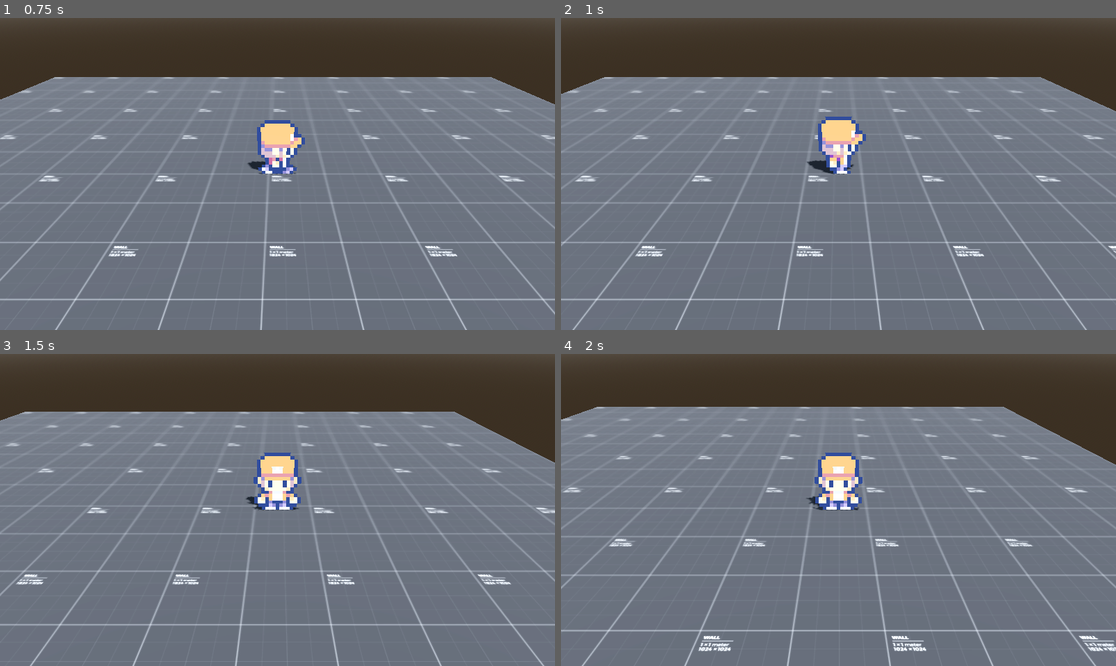
Above: before the commit, frames 1-4 (two rows, left to right).
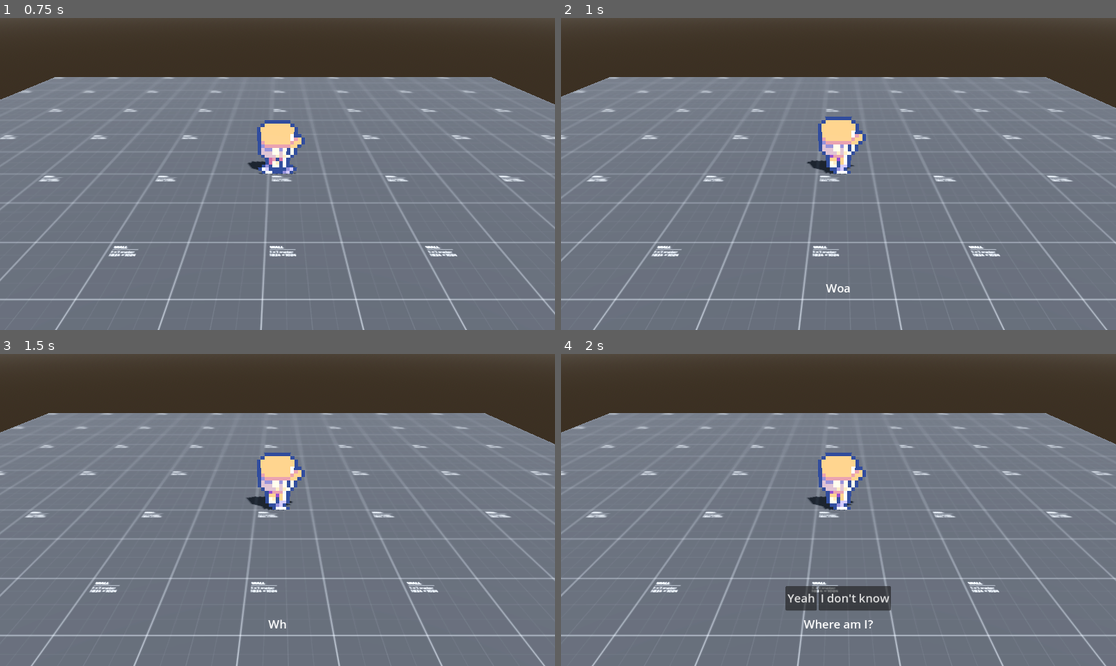
Above: after the commit, the same moments.

Repository: ketzzz-dev/dev-con-project
Game: Godot game, scene res://scenes/test.tscn
Two runs of this game, one before a commit and one after it. Both use one fixed random seed, a clock stepped at 60 frames per second and the inputs below.
Inputs:
- Up to frame 1 (0.75 s): tap Enter (ui_accept) at 0.5 s; hold D (move_right) from 0.53 s (still down); hold Space (ui_select) from 0.53 s (still down)
- Up to frame 2 (1 s): keep holding D (move_right); keep holding Space (ui_select); tap Enter (ui_accept) at 0.77 s; tap F (interact, bound only after the commit) at 0.8 s
- Up to frame 3 (1.5 s): tap Enter (ui_accept) at 1.07 s; release D (move_right) at 1.28 s; release Space (ui_select) at 1.28 s; hold S (move_down) from 1.28 s (still down); tap F (interact, bound only after the commit) at 1.35 s
- Up to frame 4 (2 s): keep holding S (move_down); tap Enter (ui_accept) at 1.52, 1.55, 1.82 s

Frame 1 is identical in both runs. In frame 2, 4.2% of the frame differs, in the area x 0-100%, y 18-100%; in frame 3, 7.3%; in frame 4, 12%, in the area x 0-100%, y 16-100%.

Commit message:
Dialogue System + Interactions

Diff:
--- a/project.godot
+++ b/project.godot
@@ -28,6 +28,11 @@
 "res://scenes/": "gray",
 "res://scripts/": "red"
 }
+
+[global_group]
+
+Player=""
+Interactable=""
 
 [importer_defaults]
 
@@ -73,3 +78,8 @@
 "events": [Object(InputEventKey,"resource_local_to_scene":false,"resource_name":"","device":-1,"window_id":0,"alt_press …(192 unchanged characters)…
 ]
 }
+interact={
+"deadzone": 0.2,
+"events": [Object(InputEventKey,"resource_local_to_scene":false,"resource_name":"","device":-1,"window_id":0,"alt_pressed":false,"shift_pressed":false,"ctrl_pressed":false,"meta_pressed":false,"pressed":false,"keycode":0,"physical_keycode":70,"key_label":0,"unicode":102,"location":0,"echo":false,"script":null)
+]
+}
--- /dev/null
+++ b/scenes/option.tscn
@@ -0,0 +1,5 @@
+[gd_scene format=3 uid="uid://bs4beypwv4ieq"]
+
+[node name="Option" type="Button"]
+theme_override_font_sizes/font_size = 24
+text = "YEAH"
--- a/scenes/player.tscn
+++ b/scenes/player.tscn
@@ -1,8 +1,9 @@
-[gd_scene load_steps=30 format=3 uid="uid://cwirmhm0gp358"]
+[gd_scene load_steps=31 format=3 uid="uid://cwirmhm0gp358"]
 
 [ext_resource type="Texture2D" uid="uid://glabolo3fpjo" path="res://assets/Small-8-Direction-Characters_by_AxulArt.png" id="1_qhqgy"]
 [ext_resource type="Script" uid="uid://dxrdgfyd50mxw" path="res://scripts/player/movement.gd" id="2_dqkch"]
 [ext_resource type="AnimationNodeBlendSpace2D" uid="uid://0xphxgpiyjsa" path="res://animations/player_idle.tres" id="2_qlg0r"]
+[ext_resource type="Script" uid="uid://caiehrcl3681d" path="res://scripts/player/interactor.gd" id="2_tuyoq"]
 [ext_resource type="Script" uid="uid://dbq6vcll4r2xt" path="res://scripts/player/animator.gd" id="3_qlg0r"]
 [ext_resource type="AnimationNodeBlendSpace2D" uid="uid://cst2a4bigaguk" path="res://animations/player_move.tres" id="3_tuyoq"]
 
@@ -350,6 +351,19 @@
 transitions = ["Start", "Idle", SubResource("AnimationNodeStateMachineTransition_jcd4p"), "Idle", "Move", SubResource("AnimationNodeStateMachineTransition_y81of"), "Move", "Idle", SubResource("AnimationNodeStateMachineTransition_gsk6d")]
 
 [node name="Player" type="CharacterBody3D"]
+physics_interpolation_mode = 1
+axis_lock_linear_y = true
+axis_lock_angular_x = true
+axis_lock_angular_y = true
+axis_lock_angular_z = true
+script = ExtResource("2_dqkch")
+speed = 2.0
+acceleration = 6.0
+deceleration = 12.0
+
+[node name="Interactor" type="Node" parent="."]
+script = ExtResource("2_tuyoq")
+proximity = 1.0
 
 [node name="CollisionShape3D" type="CollisionShape3D" parent="."]
 transform = Transform3D(1, 0, 0, 0, 1, 0, 0, 0, 1, 0, 0.5, 0)
@@ -381,13 +395,4 @@
 parameters/conditions/is_moving = false
 parameters/Idle/blend_position = Vector2(0.960128, -0.933824)
 parameters/Move/blend_position = Vector2(-0.992025, -0.5)
-
-[node name="Movement" type="Node3D" parent="."]
-script = ExtResource("2_dqkch")
-speed = 2.0
-acceleration = 6.0
-deceleration = 12.0
-
-[node name="Animator" type="Node3D" parent="." node_paths=PackedStringArray("animation_tree")]
 script = ExtResource("3_qlg0r")
-animation_tree = NodePath("../AnimationTree")
--- a/scenes/test.tscn
+++ b/scenes/test.tscn
@@ -1,8 +1,14 @@
-[gd_scene load_steps=9 format=3 uid="uid://dyep7kd7t5yfy"]
+[gd_scene load_steps=22 format=3 uid="uid://dyep7kd7t5yfy"]
 
 [ext_resource type="PackedScene" uid="uid://cwirmhm0gp358" path="res://scenes/player.tscn" id="1_bl13t"]
 [ext_resource type="Material" uid="uid://bhwfgy47fyufa" path="res://assets/material_13.tres" id="1_errlg"]
 [ext_resource type="Script" uid="uid://bhvvwu6pwmtyr" path="res://scripts/camera/follow.gd" id="3_iyx0m"]
+[ext_resource type="Script" uid="uid://toqpareljyxe" path="res://scripts/ui/dialogue.gd" id="4_74lek"]
+[ext_resource type="AudioStream" uid="uid://b7ucxhihabodn" path="res://assets/blop.wav" id="5_j5jx5"]
+[ext_resource type="Script" uid="uid://cnqxl3ghxqakt" path="res://scripts/dialogue/test_object.gd" id="6_lpvoh"]
+[ext_resource type="Script" uid="uid://duxlgl7xahmms" path="res://scripts/dialogue/dialogue_node.gd" id="7_uacia"]
+[ext_resource type="Script" uid="uid://68duexnespag" path="res://scripts/dialogue/dialogue_connection.gd" id="8_yk7ts"]
+[ext_resource type="Script" uid="uid://b0em3161bl1nx" path="res://scripts/dialogue/dialogue_graph.gd" id="9_ajshl"]
 
 [sub_resource type="ProceduralSkyMaterial" id="ProceduralSkyMaterial_74lek"]
 sky_horizon_color = Color(0.662243, 0.671743, 0.686743, 1)
@@ -24,9 +30,53 @@
 size = Vector2(16, 16)
 orientation = 1
 
+[sub_resource type="Resource" id="Resource_ghpyy"]
+script = ExtResource("8_yk7ts")
+label = &""
+next_node = &"where"
+metadata/_custom_type_script = "uid://68duexnespag"
+
+[sub_resource type="Resource" id="Resource_44saj"]
+script = ExtResource("7_uacia")
+id = &"start"
+content = "Woah!"
+connections = Array[ExtResource("8_yk7ts")]([SubResource("Resource_ghpyy")])
+metadata/_custom_type_script = "uid://duxlgl7xahmms"
+
+[sub_resource type="Resource" id="Resource_7mbro"]
+script = ExtResource("8_yk7ts")
+label = &"Yeah"
+next_node = &"wow"
+metadata/_custom_type_script = "uid://68duexnespag"
+
+[sub_resource type="Resource" id="Resource_ff6ho"]
+script = ExtResource("8_yk7ts")
+label = &"I don\'t know"
+next_node = &""
+metadata/_custom_type_script = "uid://68duexnespag"
+
+[sub_resource type="Resource" id="Resource_7yos8"]
+script = ExtResource("7_uacia")
+id = &"where"
+content = "Where am I?"
+connections = Array[ExtResource("8_yk7ts")]([SubResource("Resource_7mbro"), SubResource("Resource_ff6ho")])
+metadata/_custom_type_script = "uid://duxlgl7xahmms"
+
+[sub_resource type="Resource" id="Resource_5jxlq"]
+script = ExtResource("7_uacia")
+id = &"wow"
+content = "Wow!"
+connections = Array[ExtResource("8_yk7ts")]([])
+metadata/_custom_type_script = "uid://duxlgl7xahmms"
+
+[sub_resource type="Resource" id="Resource_xrtyr"]
+script = ExtResource("9_ajshl")
+nodes = Array[ExtResource("7_uacia")]([SubResource("Resource_44saj"), SubResource("Resource_7yos8"), SubResource("Resource_5jxlq")])
+metadata/_custom_type_script = "uid://b0em3161bl1nx"
+
 [node name="Test" type="Node3D"]
 
-[node name="Player" parent="." instance=ExtResource("1_bl13t")]
+[node name="Player" parent="." groups=["Player"] instance=ExtResource("1_bl13t")]
 
 [node name="WorldEnvironment" type="WorldEnvironment" parent="."]
 environment = SubResource("Environment_lpvoh")
@@ -44,11 +94,58 @@
 [node name="MeshInstance3D" type="MeshInstance3D" parent="Ground"]
 mesh = SubResource("QuadMesh_jcd4p")
 
-[node name="Camera3D" type="Camera3D" parent="."]
+[node name="Camera3D" type="Camera3D" parent="." node_paths=PackedStringArray("target")]
 transform = Transform3D(1, 0, 0, 0, 1, 0, 0, 0, 1, 0, 5, 10)
 fov = 45.0
+script = ExtResource("3_iyx0m")
+target = NodePath("../Player")
+offset = Vector3(0, 3, 6)
 
-[node name="Follow" type="Node3D" parent="Camera3D" node_paths=PackedStringArray("target")]
-script = ExtResource("3_iyx0m")
-target = NodePath("../../Player")
-offset = Vector3(0, 3, 6)
+[node name="Dialogue" type="Control" parent="." node_paths=PackedStringArray("subtitles", "options_container", "type_timer", "type_audio")]
+layout_mode = 3
+anchors_preset = 15
+anchor_right = 1.0
+anchor_bottom = 1.0
+grow_horizontal = 2
+grow_vertical = 2
+script = ExtResource("4_74lek")
+subtitles = NodePath("Subtitles")
+options_container = NodePath("OptionsContainer")
+type_timer = NodePath("TypeTimer")
+type_audio = NodePath("TypeAudio")
+
+[node name="Subtitles" type="Label" parent="Dialogue"]
+layout_mode = 1
+anchors_preset = 15
+anchor_right = 1.0
+anchor_bottom = 1.0
+offset_top = 544.0
+offset_bottom = -32.0
+grow_horizontal = 2
+grow_vertical = 2
+theme_override_font_sizes/font_size = 24
+text = "KILL CHILDREN
+KILL CHILDREN"
+horizontal_alignment = 1
+
+[node name="TypeTimer" type="Timer" parent="Dialogue"]
+wait_time = 0.05
+
+[node name="TypeAudio" type="AudioStreamPlayer" parent="Dialogue"]
+stream = ExtResource("5_j5jx5")
+volume_db = -8.0
+
+[node name="OptionsContainer" type="HBoxContainer" parent="Dialogue"]
+layout_mode = 1
+anchors_preset = 15
+anchor_right = 1.0
+anchor_bottom = 1.0
+offset_top = 482.0
+offset_bottom = -115.0
+grow_horizontal = 2
+grow_vertical = 2
+alignment = 1
+
+[node name="TestObject" type="Node3D" parent="." groups=["Interactable"]]
+script = ExtResource("6_lpvoh")
+graph = SubResource("Resource_xrtyr")
--- a/scripts/camera/follow.gd
+++ b/scripts/camera/follow.gd
@@ -1,10 +1,9 @@
-extends Node3D
+extends Camera3D
 
 @export var target: Node3D
 @export var offset: Vector3
 
-@onready var camera: Camera3D = get_parent()
+func _process(_delta: float) -> void:
+	position = target.global_position + offset
 
-func _process(_delta: float) -> void:
-	camera.position = target.global_position + offset
-	camera.look_at(target.global_position, Vector3.UP)
+	look_at(target.global_position, Vector3.UP)
--- /dev/null
+++ b/scripts/dialogue/dialogue_connection.gd
@@ -0,0 +1,4 @@
+class_name DialogueConnection extends Resource
+
+@export var label: StringName
+@export var next_node: StringName
--- a/scripts/dialogue/dialogue_graph.gd
+++ b/scripts/dialogue/dialogue_graph.gd
@@ -1,13 +1,3 @@
 class_name DialogueGraph extends Resource
 
-class DialogueNode extends Resource:
-	@export var id: StringName
-	@export var content: String
-
-	@export var connections: Array[DialogueConnection]
-
-class DialogueConnection extends Resource:
-	@export var label: String
-	@export var next_node: StringName
-
 @export var nodes: Array[DialogueNode]
--- a/scripts/dialogue/dialogue_manager.gd
+++ b/scripts/dialogue/dialogue_manager.gd
@@ -1,15 +1,98 @@
 extends Node
 
 signal dialogue_started
-signal dialogue_enter
-signal dialogue_exit
 signal dialogue_ended
 
-signal selection_started
+signal node_entered(node: DialogueNode)
+signal node_exited(node: DialogueNode)
+
+signal selection_started(connections: Array[DialogueConnection])
 signal selection_ended
+
+var current_graph: DialogueGraph
+var current_node: DialogueNode
+var current_nodes: Dictionary[StringName, DialogueNode] = {}
 
 var is_active := false
 var is_selecting := false
 
-func start_dialogue(graph) -> void:
+func start_dialogue(graph: DialogueGraph) -> void:
 	if is_active: return
+	if graph.nodes == null or graph.nodes.size() == 0: return
+
+	current_nodes.clear()
+
+	for node in graph.nodes:
+		current_nodes.set(node.id, node)
+
+	if not current_nodes.has("start"):
+		return
+
+	current_graph = graph
+	current_node = current_nodes.get("start")
+	is_active = true
+
+	dialogue_started.emit()
+	node_entered.emit(current_node)
+
+func end_dialogue() -> void:
+	if not is_active: return
+
+	if is_selecting:
+		is_selecting = false
+
+		selection_ended.emit()
+
+	await get_tree().physics_frame # To avoid reactivating the dialogue
+
+	is_active = false
+
+	dialogue_ended.emit()
+
+func advance_dialogue() -> void:
+	if not is_active or is_selecting: return
+
+	if current_node.connections == null or current_node.connections.size() == 0:
+		end_dialogue()
+	elif current_node.connections.size() == 1:
+		var next_node := current_node.connections[0].next_node
+
+		if not current_nodes.has(next_node):
+			end_dialogue()
+
+			return
+
+		node_exited.emit(current_node)
+
+		current_node = current_nodes.get(next_node)
+
+		node_entered.emit(current_node)
+	else:
+		handle_branching(current_node.connections)
+
+func handle_branching(connections: Array[DialogueConnection]) -> void:
+	if not is_active or is_selecting: return
+
+	is_selecting = true
+
+	selection_started.emit(connections)
+
+func select_branch(label: StringName) -> void:
+	if not is_active or not is_selecting: return
+
+	for connection in current_node.connections:
+		if connection.label != label: continue
+
+		if not current_nodes.has(connection.next_node):
+			end_dialogue()
+
+			return
+
+		is_selecting = false
+
+		selection_ended.emit()
+		node_exited.emit(current_node)
+
+		current_node = current_nodes.get(connection.next_node)
+
+		node_entered.emit(current_node)
--- /dev/null
+++ b/scripts/dialogue/dialogue_node.gd
@@ -0,0 +1,6 @@
+class_name DialogueNode extends Resource
+
+@export var id: StringName
+@export var content: String
+
+@export var connections: Array[DialogueConnection]
--- /dev/null
+++ b/scripts/dialogue/test_object.gd
@@ -0,0 +1,6 @@
+extends Interactable
+
+@export var graph: DialogueGraph
+
+func interact() -> void:
+	DialogueManager.start_dialogue(graph)
--- /dev/null
+++ b/scripts/interaction/interactable.gd
@@ -0,0 +1,4 @@
+class_name Interactable extends Node
+
+func interact() -> void:
+	print('No implementation')
--- a/scripts/player/animator.gd
+++ b/scripts/player/animator.gd
@@ -1,6 +1,4 @@
-extends Node3D
-
-@export var animation_tree: AnimationTree
+extends AnimationTree
 
 @onready var player: CharacterBody3D = get_parent()
 
@@ -12,8 +10,8 @@
 	if is_moving:
 		last_direction = Vector2(player.velocity.x, player.velocity.z).normalized()
 
-	animation_tree.set("parameters/conditions/is_idling", !is_moving)
-	animation_tree.set("parameters/conditions/is_moving", is_moving)
+	set("parameters/conditions/is_idling", !is_moving)
+	set("parameters/conditions/is_moving", is_moving)
 
-	animation_tree.set("parameters/Idle/blend_position", last_direction)
-	animation_tree.set("parameters/Move/blend_position", last_direction)
+	set("parameters/Idle/blend_position", last_direction)
+	set("parameters/Move/blend_position", last_direction)
--- /dev/null
+++ b/scripts/player/interactor.gd
@@ -0,0 +1,27 @@
+extends Node
+
+@export var proximity: float
+
+@onready var player: CharacterBody3D = get_parent()
+
+var closest_interactable: Interactable
+
+func _physics_process(_delta: float) -> void:
+	closest_interactable = get_closest_interactable()
+
+func _unhandled_input(event: InputEvent) -> void:
+	if event.is_action_pressed("interact") and closest_interactable:
+		closest_interactable.interact()
+
+func get_closest_interactable() -> Interactable:
+	var closest: Interactable = null
+	var min_distance := proximity
+
+	for node in get_tree().get_nodes_in_group("Interactable"):
+		var distance := player.position.distance_to(node.global_position)
+
+		if distance < min_distance:
+			min_distance = distance
+			closest = node
+
+	return closest
--- a/scripts/player/movement.gd
+++ b/scripts/player/movement.gd
@@ -1,34 +1,32 @@
-extends Node3D
+extends CharacterBody3D
 
 @export var speed: float
 @export var acceleration: float
 @export var deceleration: float
 
-@onready var player := get_parent()
-
 var input_direction := Vector2.ZERO
 
 func _process(_delta: float) -> void:
-	input_direction = Input.get_vector("move_left", "move_right", "move_up", "move_down")
+	if DialogueManager.is_active:
+		input_direction = Vector2.ZERO
+	else:
+		input_direction = Input.get_vector("move_left", "move_right", "move_up", "move_down")
 
 func _physics_process(delta: float) -> void:
-	if not player.is_on_floor():
-		player.velocity += player.get_gravity() * delta
-	else:
-		move(delta)
+	if not is_on_floor():
+		velocity += get_gravity() * delta
 
-	player.move_and_slide()
-
-func move(delta: float) -> void:
 	var move_direction := Vector3(input_direction.x, 0, input_direction.y)
-	var is_moving := move_direction.length_squared() > 0
+	var is_moving := move_direction.length_squared() > 0.25
 
 	if is_moving:
 		move_direction = move_direction.normalized()
 
 	var target_velocity = move_direction * speed
-	var delta_velocity = target_velocity - player.velocity
+	var delta_velocity = target_velocity - velocity
 	var acceleration_rate = acceleration if is_moving else deceleration
 
-	player.velocity.x += delta_velocity.x * acceleration_rate * delta
-	player.velocity.z += delta_velocity.z * acceleration_rate * delta
+	velocity.x += delta_velocity.x * acceleration_rate * delta
+	velocity.z += delta_velocity.z * acceleration_rate * delta
+
+	move_and_slide()
--- /dev/null
+++ b/scripts/ui/dialogue.gd
@@ -0,0 +1,97 @@
+extends Control
+
+const OPTION_POOL_SIZE := 4
+const TYPE_AUDIO_POOL_SIZE := 4
+
+const Option: PackedScene = preload("res://scenes/option.tscn")
+
+@export var subtitles: Label
+@export var options_container: HBoxContainer
+@export var type_timer: Timer
+@export var type_audio: AudioStreamPlayer
+
+var option_pool: Array[Button] = []
+var type_audio_pool: Array[AudioStreamPlayer] = []
+
+var type_audio_index = 0
+
+func _ready() -> void:
+	subtitles.visible = false
+	options_container.visible = false
+
+	option_pool.resize(OPTION_POOL_SIZE)
+	type_audio_pool.resize(TYPE_AUDIO_POOL_SIZE)
+
+	for i in OPTION_POOL_SIZE:
+		option_pool[i] = Option.instantiate()
+
+		option_pool[i].visible = false
+
+		options_container.add_child(option_pool[i])
+	for i in TYPE_AUDIO_POOL_SIZE:
+		type_audio_pool[i] = type_audio.duplicate()
+
+		add_child(type_audio_pool[i])
+
+	DialogueManager.dialogue_started.connect(on_dialogue_started)
+	DialogueManager.dialogue_ended.connect(on_dialogue_ended)
+	DialogueManager.node_entered.connect(on_node_entered)
+	DialogueManager.selection_started.connect(on_selection_started)
+	DialogueManager.selection_ended.connect(on_selection_ended)
+
+	type_timer.timeout.connect(on_type_timer_timeout)
+
+func _input(event: InputEvent) -> void:
+	if event.is_action_pressed("ui_accept") or event.is_action_pressed("ui_select") or event.is_action_pressed("interact"):
+		if !type_timer.is_stopped():
+			type_timer.stop()
+
+			subtitles.visible_characters = subtitles.text.length()
+
+			return
+
+		DialogueManager.advance_dialogue()
+
+func on_dialogue_started():
+	subtitles.visible = true
+	options_container.visible = true
+
+func on_dialogue_ended():
+	subtitles.visible = false
+	options_container.visible = false
+
+func on_node_entered(node: DialogueNode):
+	if !type_timer.is_stopped():
+		type_timer.stop()
+
+	subtitles.text = node.content
+	subtitles.visible_characters = 0
+
+	type_timer.start()
+
+func on_selection_started(connections: Array[DialogueConnection]) -> void:
+	for i in connections.size():
+		if i >= OPTION_POOL_SIZE: break
+
+		option_pool[i].visible = true
+		option_pool[i].text = connections[i].label
+
+		var on_pressed = func(): DialogueManager.select_branch(connections[i].label)
+
+		option_pool[i].pressed.connect(on_pressed, CONNECT_DEFERRED)
+
+func on_selection_ended() -> void:
+	for option in option_pool:
+		option.visible = false
+
+		for connection in option.pressed.get_connections():
+			option.pressed.disconnect(connection.callable)
+
+func on_type_timer_timeout() -> void:
+	if subtitles.visible_characters < subtitles.text.length():
+		type_audio_pool[type_audio_index].play()
+
+		type_audio_index = (type_audio_index + 1) % TYPE_AUDIO_POOL_SIZE
+		subtitles.visible_characters += 1
+	else:
+		type_timer.stop()
Not shown, added: assets/blop.wav.import
Not shown, added: scripts/dialogue/dialogue_connection.gd.uid
Not shown, added: scripts/dialogue/dialogue_node.gd.uid
Not shown, added: scripts/dialogue/test_object.gd.uid
Not shown, added: scripts/interaction/interactable.gd.uid
Not shown, added: scripts/player/interactor.gd.uid
Not shown, added: scripts/ui/dialogue.gd.uid
Not shown, added: assets/blop.wav
